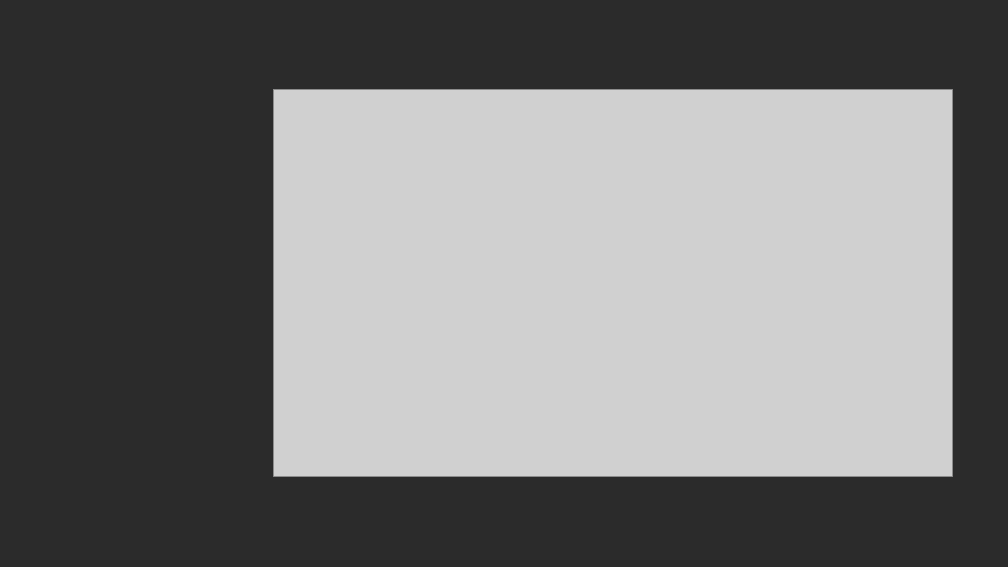
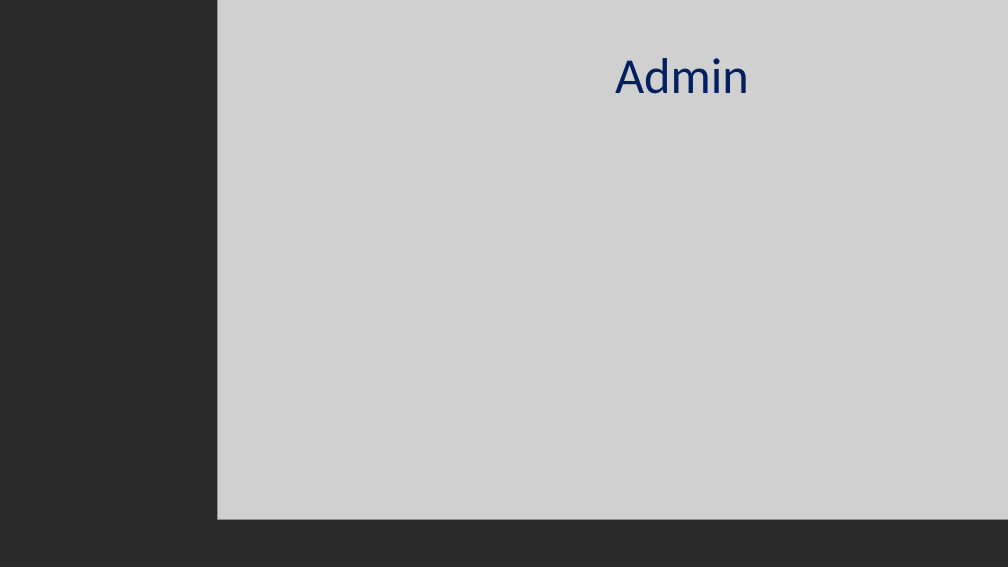
Before and after one commit to atodorov1994/emag_, a slide deck: slide 4 of emag_Presentation.pptx (slide 3 before the commit). Drawn at 1008x567 pixels with LibreOffice and Linux fonts; fonts in the diff are those of the drawing; grey boxes stand for pictures; background and template pictures are left out; a plain dark background stands for a picture behind light text. Boxes give left, top, right and bottom in pixels: in the first picture for what was removed or moved away, otherwise in the second. Text is boxed around its words. In the diff, an @@ line names an element or a change of style, - is before the commit and + after.

```diff
--- a/emag_Presentation.pptx
+++ b/emag_Presentation.pptx
@@ picture added at [218, 0, 1008, 519] @@
@@ title "Admin" rewrapped from [535, 82, 691, 166] to [615, 58, 749, 94] @@
@@ picture removed at [274, 90, 953, 477] @@
```
Also in this commit, not shown: 2 other slides changed, 3 other files.
